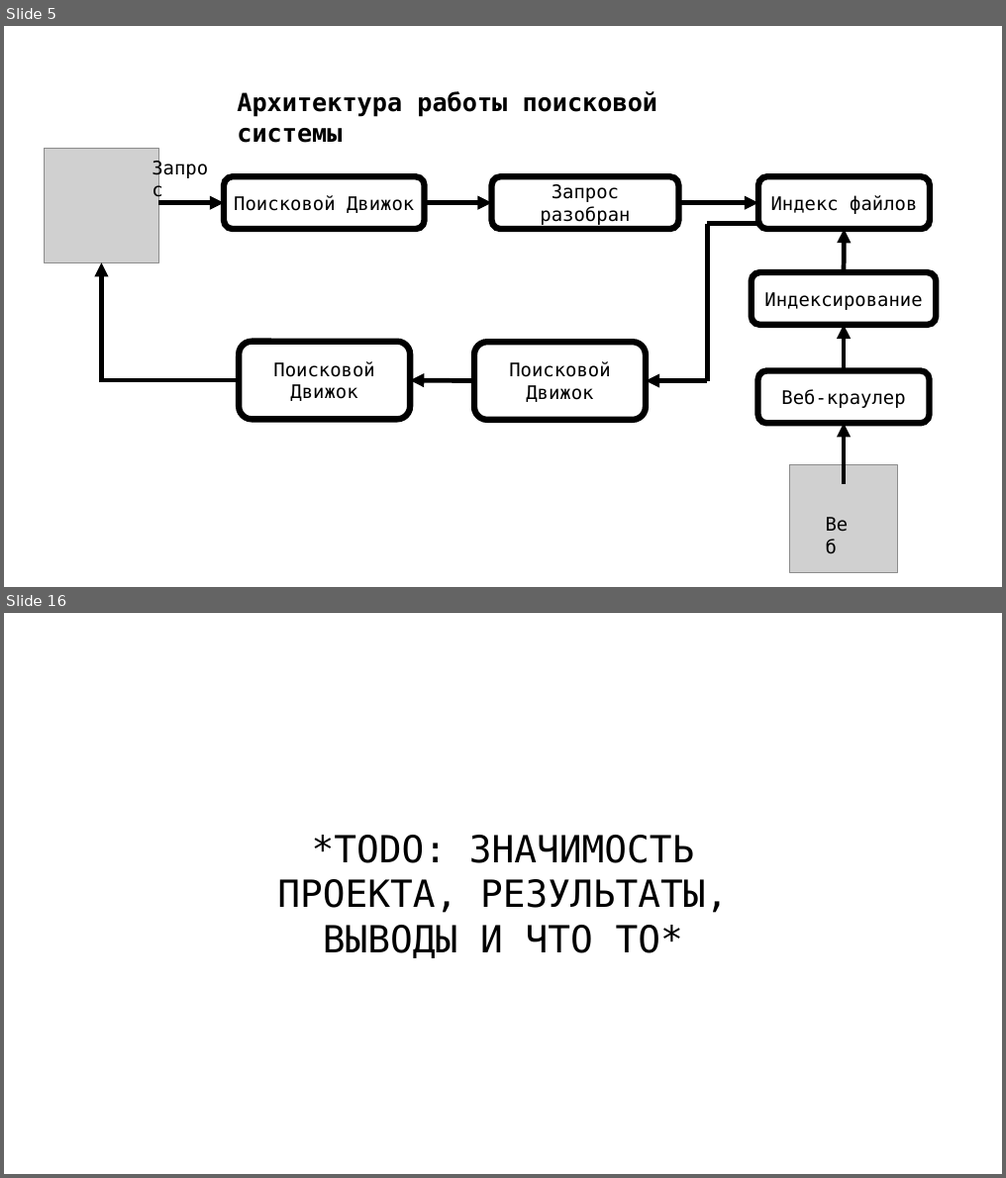
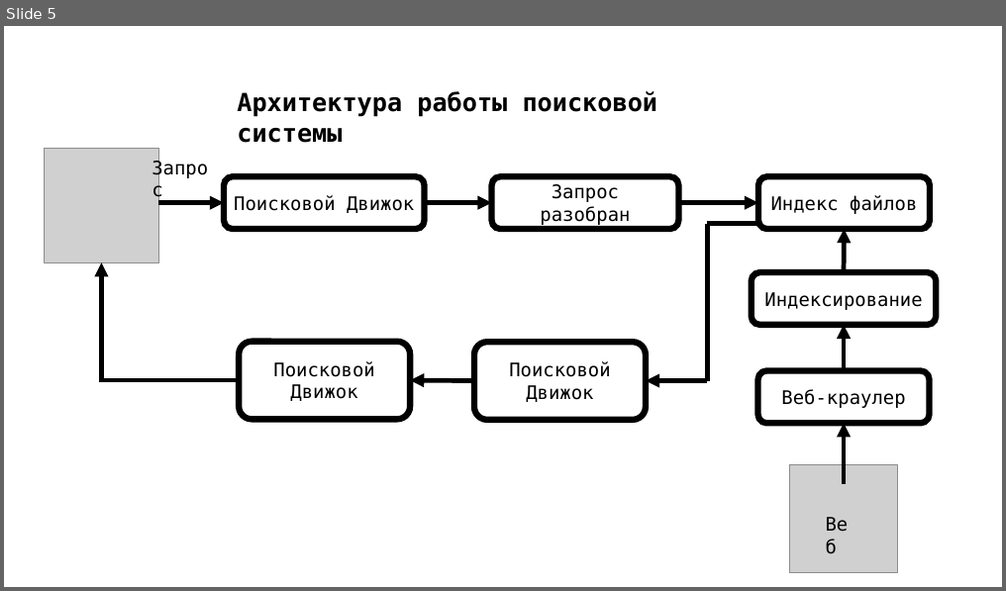
Before and after one commit to 0xK3rn0de/kursach_search, a slide deck: преза.pptx. Shown one above the other, each under a label of ours: slides 5 and 16 before the commit, slide 5 after it; the slides between them are not shown. The pictures are 1006x1178 and 1006x591 pixels, drawn with LibreOffice and Linux fonts; fonts in the diff are those of the drawing; grey boxes stand for pictures. Boxes give left, top, right and bottom in pixels: in the first picture for what was removed or moved away, otherwise in the second. Text is boxed around its words. In the diff, an @@ line names an element or a change of style, - is before the commit and + after.

```diff
--- a/преза.pptx
+++ b/преза.pptx
@@ slide 16 removed at box(4, 613, 1002, 1174), background #FFFFFF @@
@@ text removed at box(277, 835, 728, 959) @@
-*TODO: ЗНАЧИМОСТЬ ПРОЕКТА, РЕЗУЛЬТАТЫ, ВЫВОДЫ И ЧТО ТО*
```
Also in this commit, not shown: 2 slides changed, 7 slides added, 10 other slides removed, 15 other files.
